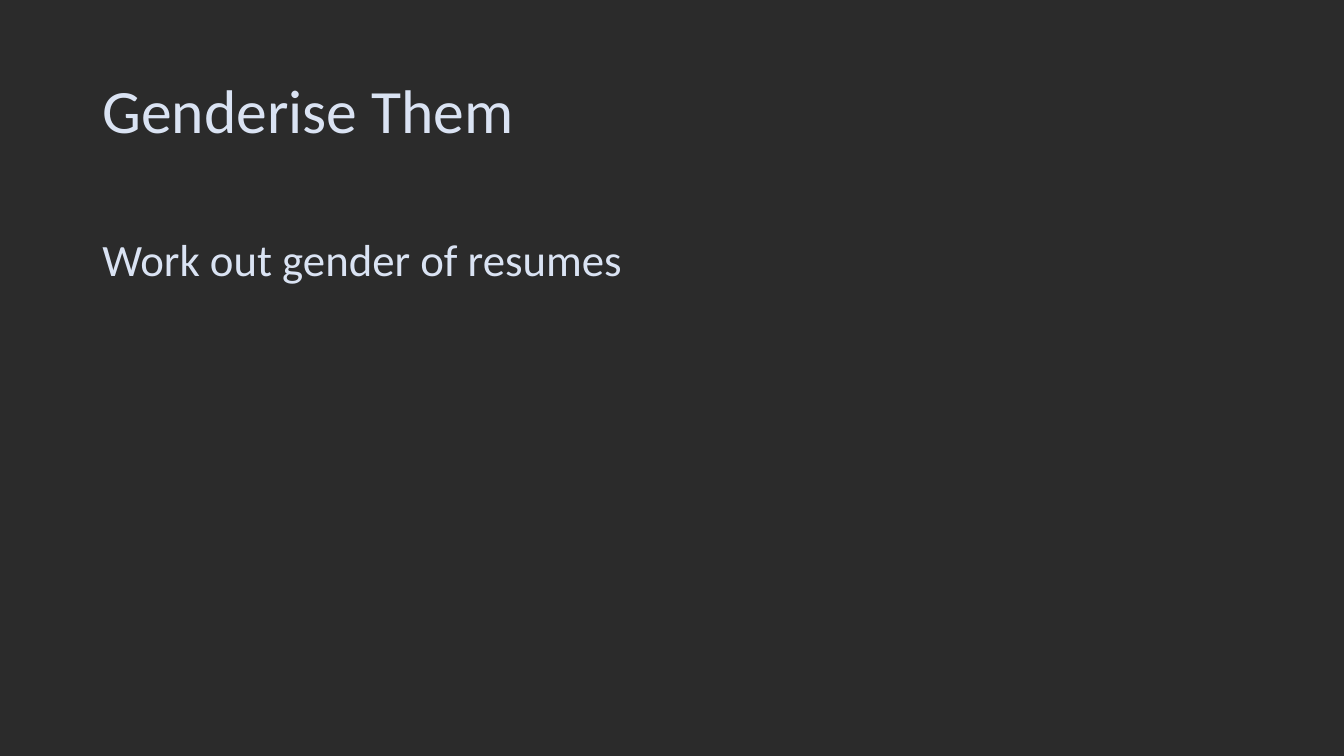
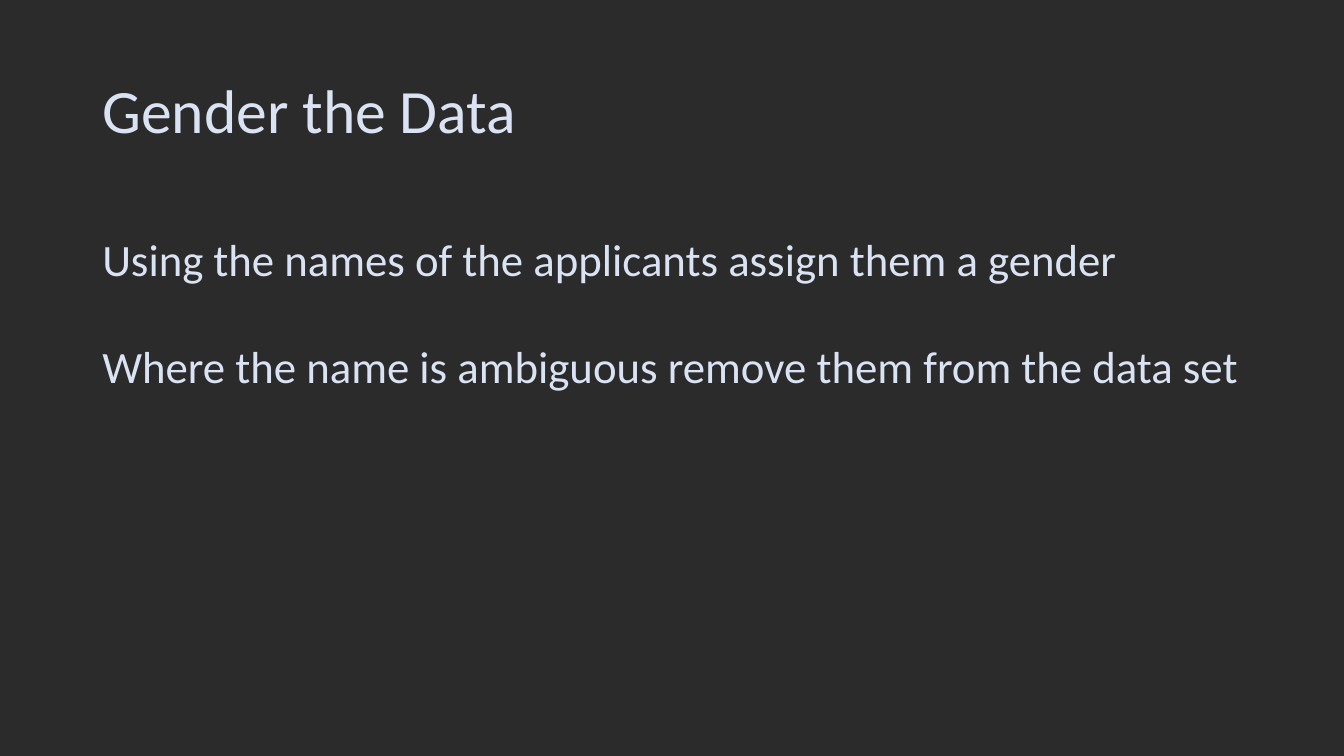
Before and after one commit to yurilavinas/ai_big_data_quantum_compution, a slide deck: slide 5 of DegenderisePresentation.pptx. Drawn at 1344x756 pixels with LibreOffice and Linux fonts; fonts in the diff are those of the drawing; background and template pictures are left out; a plain dark background stands for a picture behind light text. Boxes give left, top, right and bottom in pixels: in the first picture for what was removed or moved away, otherwise in the second. Text is boxed around its words. In the diff, an @@ line names an element or a change of style, - is before the commit and + after.

```diff
--- a/DegenderisePresentation.pptx
+++ b/DegenderisePresentation.pptx
@@ title at box(102, 90, 516, 134): text changed @@
-Genderise Them
+Gender the Data
@@ text at box(102, 245, 1238, 391): text changed @@
-Work out gender of resumes
+Using the names of the applicants assign them a gender
+Where the name is ambiguous remove them from the data set
```
Also in this commit, not shown: 2 other slides changed, 1 slide added, 1 slide removed.
